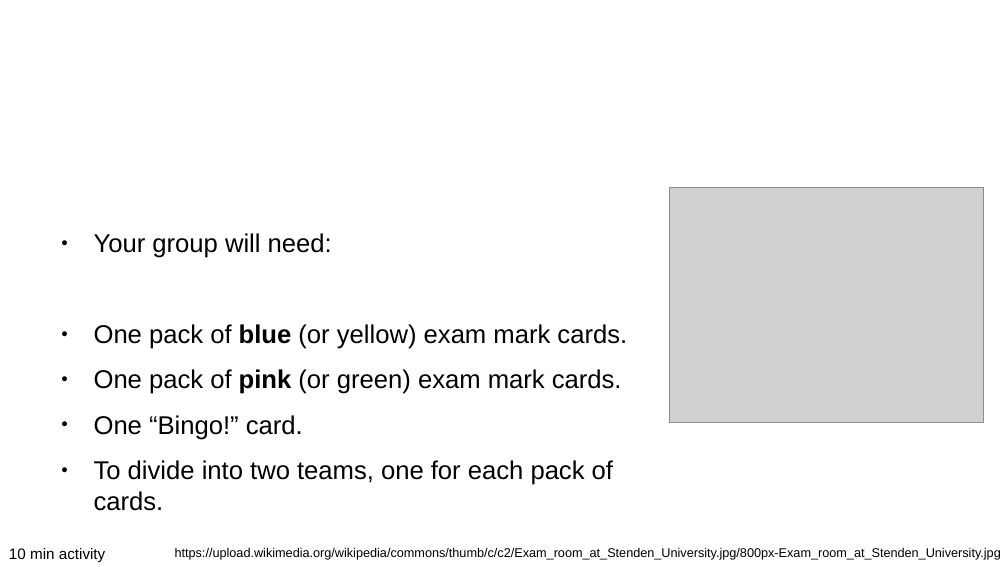
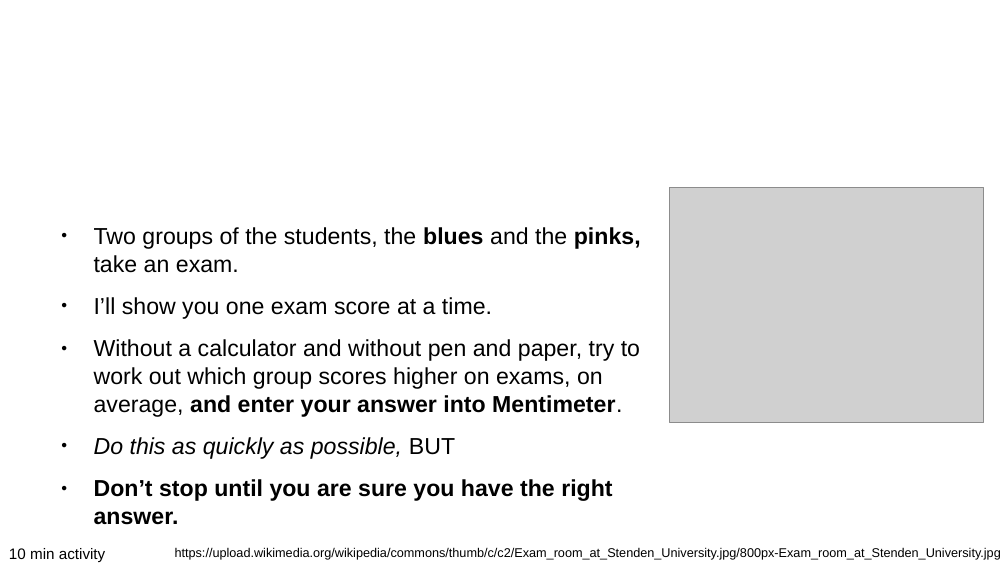
Before and after one commit to ajwills72/critical-thinking, a slide deck: slide 8 of src/distributions-samples.odp. Drawn at 1008x567 pixels with LibreOffice and Linux fonts; fonts in the diff are those of the drawing; grey boxes stand for pictures; background and template pictures are left out. Boxes give left, top, right and bottom in pixels: in the first picture for what was removed or moved away, otherwise in the second. Text is boxed around its words. In the diff, an @@ line names an element or a change of style, - is before the commit and + after.

```diff
--- a/src/distributions-samples.odp
+++ b/src/distributions-samples.odp
@@ text at (x1=94, y1=227, x2=641, y2=525): text changed; size 20.1 to 18.2 pt @@
-● Your group will need:
-● One pack of blue (or yellow) exam mark cards.
-● One pack of pink (or green) exam mark cards.
-● One “Bingo!” card.
-● To divide into two teams, one for each pack of cards.
+● Two groups of the students, the blues and the pinks, take an exam.
+● I’ll show you one exam score at a time.
+● Without a calculator and without pen and paper, try to work out which group scores higher on exams, on average, and enter your answer into Mentimeter.
+● Do this as quickly as possible, BUT
+● Don’t stop until you are sure you have the right answer.
```
Also in this commit, not shown: 5 other slides changed, 2 slides removed, 8 other files.
